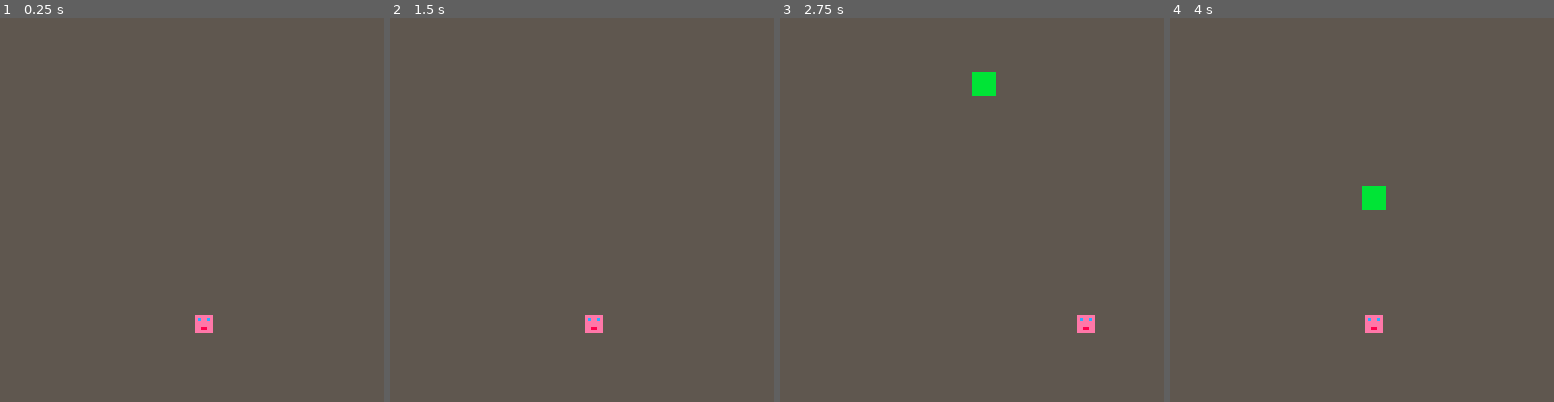
Above: before the commit, frames 1-4 (left to right).
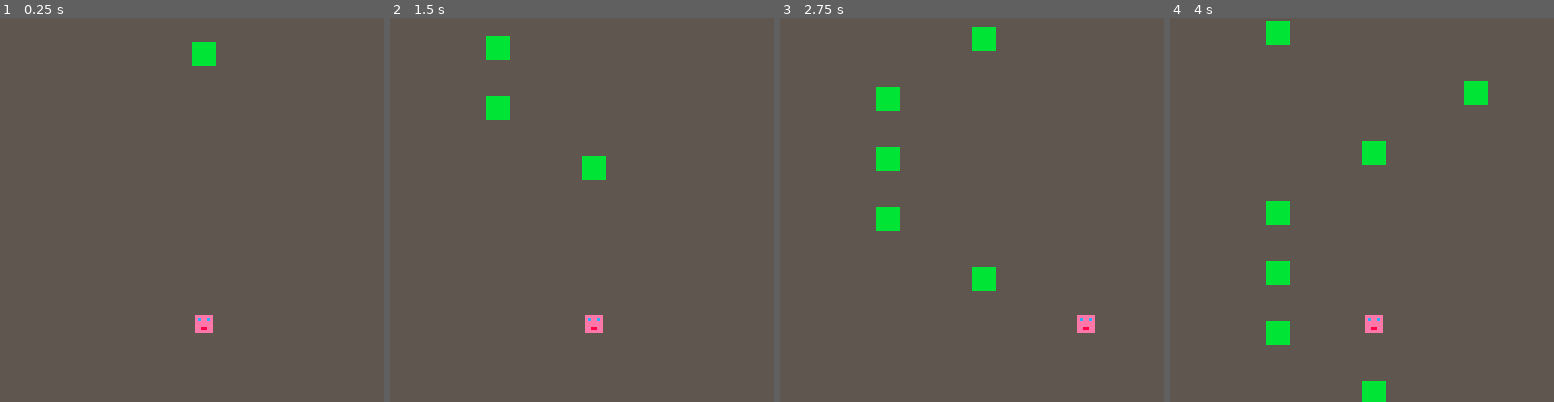
Above: after the commit, the same moments.

Repository: lfe9142/dropGame
Game: PICO-8 cartridge game_one.p8
Same seed, same stepped clock (60 frames per second), same inputs: the game is played once before the commit and once after it.
Inputs:
- Up to frame 1 (0.25 s): no input
- Up to frame 2 (1.5 s): no input
- Up to frame 3 (2.75 s): hold Right 1.6-2.1 s; hold Up 2.15-2.42 s; hold Right from 2.47 s (still down)
- Up to frame 4 (4 s): release Right at 3.03 s; hold Left 3.08-3.58 s

The runs differ from the first frame. In frame 1, 0.4% of the frame differs, in the area x 50-57%, y 6-13%; in frame 2, 1.2%; in frame 3, 2.3%; in frame 4, 3.1%, in the area x 25-83%, y 0-100%.

Commit message:
changed drop logic and on hit logic

Diff:
--- a/game_one.p8
+++ b/game_one.p8
@@ -8,6 +8,7 @@
 	player_y = 98
 	obj1_x = 0
 	obj1_y = 0
+	count = 0
 end
 
 spawn_object = function(x, is_bad)
@@ -24,7 +25,11 @@
 
 	obj.update = function(this)
 
-		if (this.position.x == player_x and this.position.y == player_y) then obj.sprite = 3 end
+		if (this.position.x == player_x
+		and this.position.y == player_y)
+			then obj.sprite = nil
+		end
+
 		this.position.y += 1
 	end
 
@@ -40,9 +45,15 @@
 	 elseif (btn(1)) then player_x = 98
 	 else  player_x = 64 end
 
-	 if(btnp(2)) then
-		 add(objects, spawn_object(64))
+	 -- if(btnp(2)) then
+		--  add(objects, spawn_object(64))
+	 -- end
+
+	 if count % 20 == 0
+	 	then add(objects, spawn_object(64))
 	 end
+
+	 count = count + 1
 
 	 foreach(objects, function(obj)
 	   obj.update(obj)
@@ -61,13 +72,25 @@
 	 end)
 
 end
+
+
+function collide(obj, other)
+    if
+        other.pos.x+other.hitbox.x+other.hitbox.w > obj.pos.x+obj.hitbox.x and
+        other.pos.y+other.hitbox.y+other.hitbox.h > obj.pos.y+obj.hitbox.y and
+        other.pos.x+other.hitbox.x < obj.pos.x+obj.hitbox.x+obj.hitbox.w and
+        other.pos.y+other.hitbox.y < obj.pos.y+obj.hitbox.y+obj.hitbox.h
+    then
+        return true
+    end
+end
 __gfx__
 0000000000000000bbbbbbbb88888888000000000000000000000000000000000000000000000000000000000000000000000000000000000000000000000000
 000000000eeeeee0bbbbbbbb88888888000000000000000000000000000000000000000000000000000000000000000000000000000000000000000000000000
-007007000eceece0bbbbbbbb88888888000000000000000000000000000000000000000000000000000000000000000000000000000000000000000000000000
-000770000eeeeee0bbbbbbbb88888888000000000000000000000000000000000000000000000000000000000000000000000000000000000000000000000000
-000770000eeeeee0bbbbbbbb88888888000000000000000000000000000000000000000000000000000000000000000000000000000000000000000000000000
-007007000ee88ee0bbbbbbbb88888888000000000000000000000000000000000000000000000000000000000000000000000000000000000000000000000000
+000000000eceece0bbbbbbbb88888888000000000000000000000000000000000000000000000000000000000000000000000000000000000000000000000000
+000000000eeeeee0bbbbbbbb88888888000000000000000000000000000000000000000000000000000000000000000000000000000000000000000000000000
+000000000eeeeee0bbbbbbbb88888888000000000000000000000000000000000000000000000000000000000000000000000000000000000000000000000000
+000000000ee88ee0bbbbbbbb88888888000000000000000000000000000000000000000000000000000000000000000000000000000000000000000000000000
 000000000eeeeee0bbbbbbbb88888888000000000000000000000000000000000000000000000000000000000000000000000000000000000000000000000000
 0000000000000000bbbbbbbb88888888000000000000000000000000000000000000000000000000000000000000000000000000000000000000000000000000
 00000000000000000000000000000000000000000000000000000000000000000000000000000000000000000000000000000000000000000000000000000000
